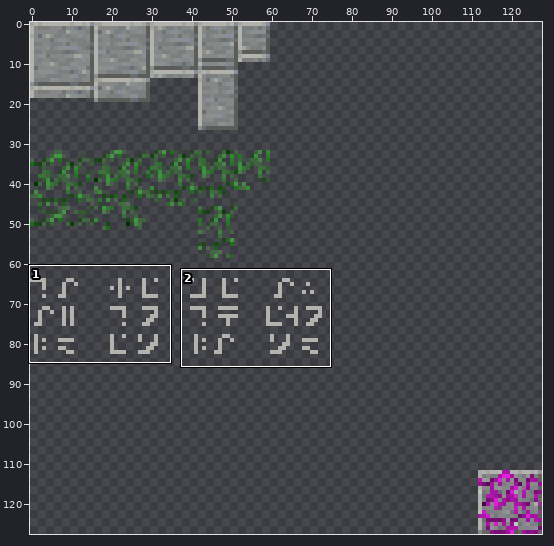
File history of a sprite sheet, assets/adriftus/textures/waystones/waystone.png. Above: a wide view before the commit, with the close-up outlined.
Close-up. Before the commit:
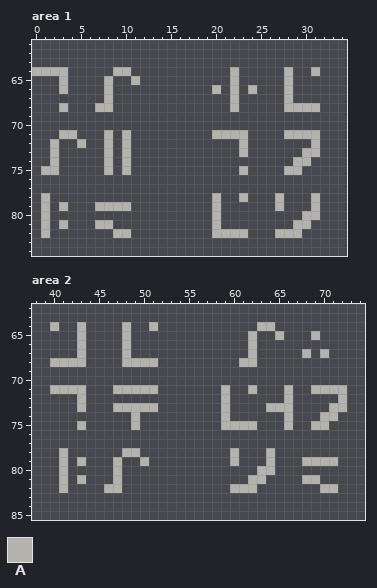
The file is 128x128 pixels. Pixels under 10% opacity are left out. Colours within 5 levels of each other are drawn and written as one. Shown: area 1: x 0..34, y 61..84; area 2: x 38..74, y 62..85.
Palette (. is transparent): A #b4b2ac
Pixels before, area 1, first column x 0:
64 AAAA.....AA...........A.....A..A
65 ...A....A..A..........A.....A...
66 ...A....A...........A.A.A...A...
67 ........A.............A.....A...
68 ...A...AA.............A.....AAAA
69 ................................
70 ................................
71 ...AA...A.A.........AAAA....AAAA
72 ..A..A..A.A............A.......A
73 ..A.....A.A............A......AA
74 ..A.....A.A..................AA.
75 .AA.....A.A............A....AA..
76 ................................
77 ................................
78 .A..................A..A...A...A
79 .A.A...AAAA.........A......A...A
80 .A..................A.........AA
81 .A.A...AA...........A........AA.
82 .A.......AA.........AAAA...AAA..
Pixels before, area 2, first column x 40:
64 A..A....A..A...........AA........
65 ...A....A.............A..A...A...
66 ...A....A.............A..........
67 ...A....A.............A.....A.A..
68 AAAA....AAAA.........AA..........
69 .................................
70 .................................
71 AAAA...AAAAA.......A..A...A..AAAA
72 ...A...............A......A.....A
73 ...A...AAAAA.......A....AAA....AA
74 .........A.........A......A...AA.
75 ...A.....A.........AAAA...A..AA..
76 .................................
77 .................................
78 .A......AA..........A...A........
79 .A.A...A..A.........A...A...AAAA.
80 .A.....A...............AA........
81 .A.A...A..............AA....AA...
82 .A....AA............AAA.......AA.
Once edited:
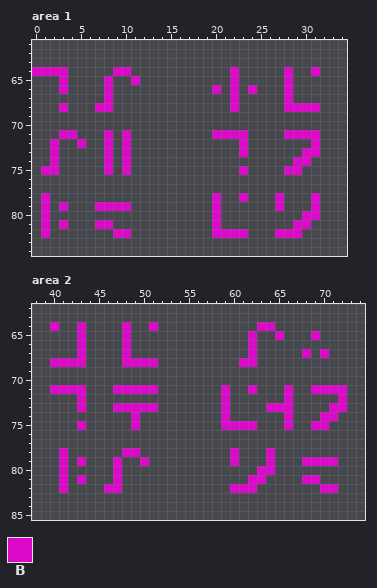
Colours new in this view: B #db0ac9
Edits made:
Area 1:
y 64: x 0..3 AAAA -> BBBB; x 9..10 AA -> BB; x 22 A -> B; x 28 A -> B; x 31 A -> B
y 65: x 3 A -> B; x 8 A -> B; x 11 A -> B; x 22 A -> B; x 28 A -> B
y 66: x 3 A -> B; x 8 A -> B; x 20 A -> B; x 22 A -> B; x 24 A -> B; x 28 A -> B
y 67: x 8 A -> B; x 22 A -> B; x 28 A -> B
y 68: x 3 A -> B; x 7..8 AA -> BB; x 22 A -> B; x 28..31 AAAA -> BBBB
y 71: x 3..4 AA -> BB; x 8 A -> B; x 10 A -> B; x 20..23 AAAA -> BBBB; x 28..31 AAAA -> BBBB
y 72: x 2 A -> B; x 5 A -> B; x 8 A -> B; x 10 A -> B; x 23 A -> B; x 31 A -> B
y 73: x 2 A -> B; x 8 A -> B; x 10 A -> B; x 23 A -> B; x 30..31 AA -> BB
y 74: x 2 A -> B; x 8 A -> B; x 10 A -> B; x 29..30 AA -> BB
y 75: x 1..2 AA -> BB; x 8 A -> B; x 10 A -> B; x 23 A -> B; x 28..29 AA -> BB
y 78: x 1 A -> B; x 20 A -> B; x 23 A -> B; x 27 A -> B; x 31 A -> B
y 79: x 1 A -> B; x 3 A -> B; x 7..10 AAAA -> BBBB; x 20 A -> B; x 27 A -> B; x 31 A -> B
y 80: x 1 A -> B; x 20 A -> B; x 30..31 AA -> BB
y 81: x 1 A -> B; x 3 A -> B; x 7..8 AA -> BB; x 20 A -> B; x 29..30 AA -> BB
y 82: x 1 A -> B; x 9..10 AA -> BB; x 20..23 AAAA -> BBBB; x 27..29 AAA -> BBB
Area 2:
y 64: x 40 A -> B; x 43 A -> B; x 48 A -> B; x 51 A -> B; x 63..64 AA -> BB
y 65: x 43 A -> B; x 48 A -> B; x 62 A -> B; x 65 A -> B; x 69 A -> B
y 66: x 43 A -> B; x 48 A -> B; x 62 A -> B
y 67: x 43 A -> B; x 48 A -> B; x 62 A -> B; x 68 A -> B; x 70 A -> B
y 68: x 40..43 AAAA -> BBBB; x 48..51 AAAA -> BBBB; x 61..62 AA -> BB
y 71: x 40..43 AAAA -> BBBB; x 47..51 AAAAA -> BBBBB; x 59 A -> B; x 62 A -> B; x 66 A -> B; x 69..72 AAAA -> BBBB
y 72: x 43 A -> B; x 59 A -> B; x 66 A -> B; x 72 A -> B
y 73: x 43 A -> B; x 47..51 AAAAA -> BBBBB; x 59 A -> B; x 64..66 AAA -> BBB; x 71..72 AA -> BB
y 74: x 49 A -> B; x 59 A -> B; x 66 A -> B; x 70..71 AA -> BB
y 75: x 43 A -> B; x 49 A -> B; x 59..62 AAAA -> BBBB; x 66 A -> B; x 69..70 AA -> BB
y 78: x 41 A -> B; x 48..49 AA -> BB; x 60 A -> B; x 64 A -> B
y 79: x 41 A -> B; x 43 A -> B; x 47 A -> B; x 50 A -> B; x 60 A -> B; x 64 A -> B; x 68..71 AAAA -> BBBB
y 80: x 41 A -> B; x 47 A -> B; x 63..64 AA -> BB
y 81: x 41 A -> B; x 43 A -> B; x 47 A -> B; x 62..63 AA -> BB; x 68..69 AA -> BB
y 82: x 41 A -> B; x 46..47 AA -> BB; x 60..62 AAA -> BBB; x 70..71 AA -> BB
Where, in picture pixels (left, top, right, bottom), the same in both close-ups:
changed: (32, 67, 140, 238)
changed: (212, 67, 320, 238)
changed: (50, 322, 158, 493)
changed: (221, 322, 347, 493)
